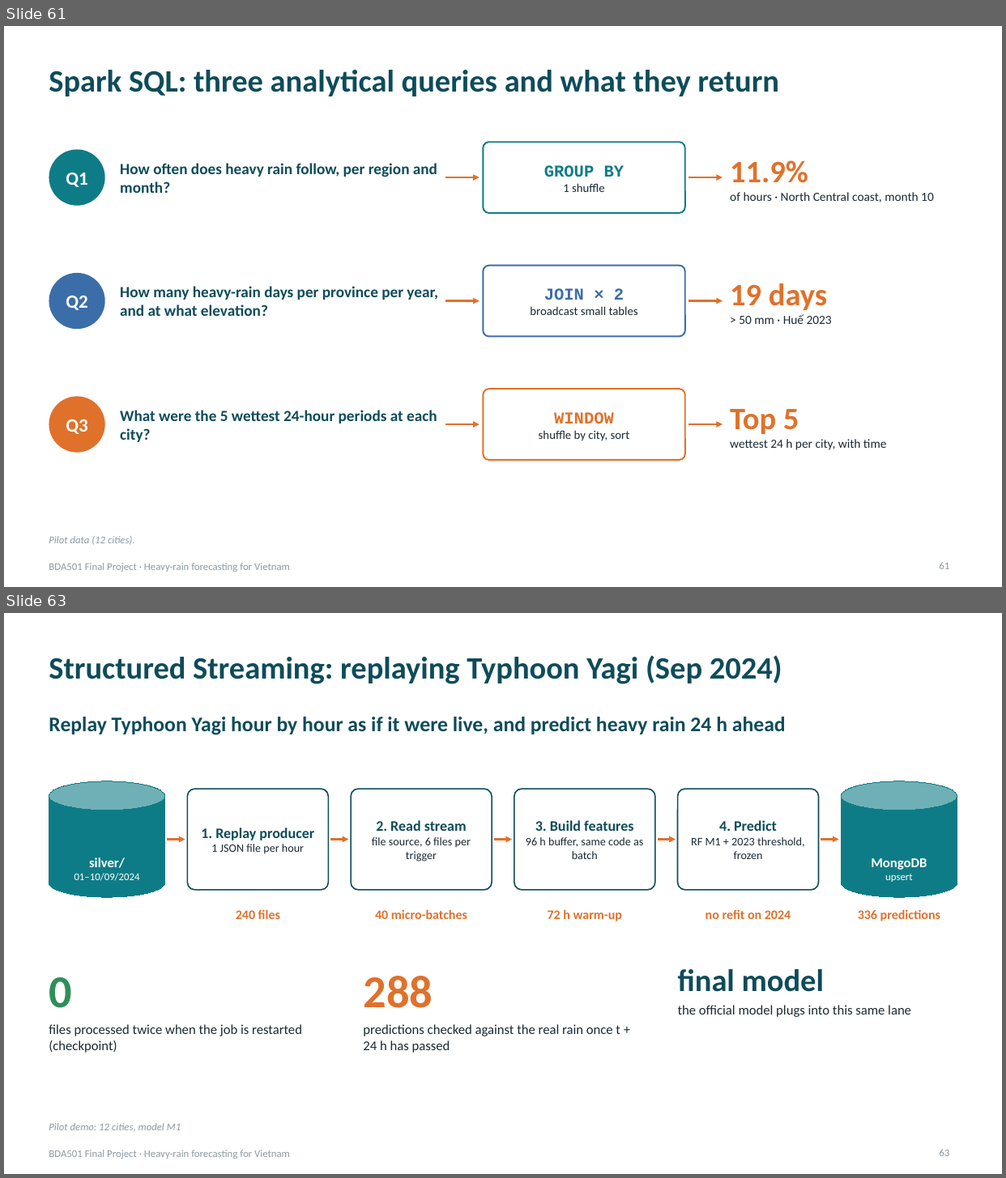
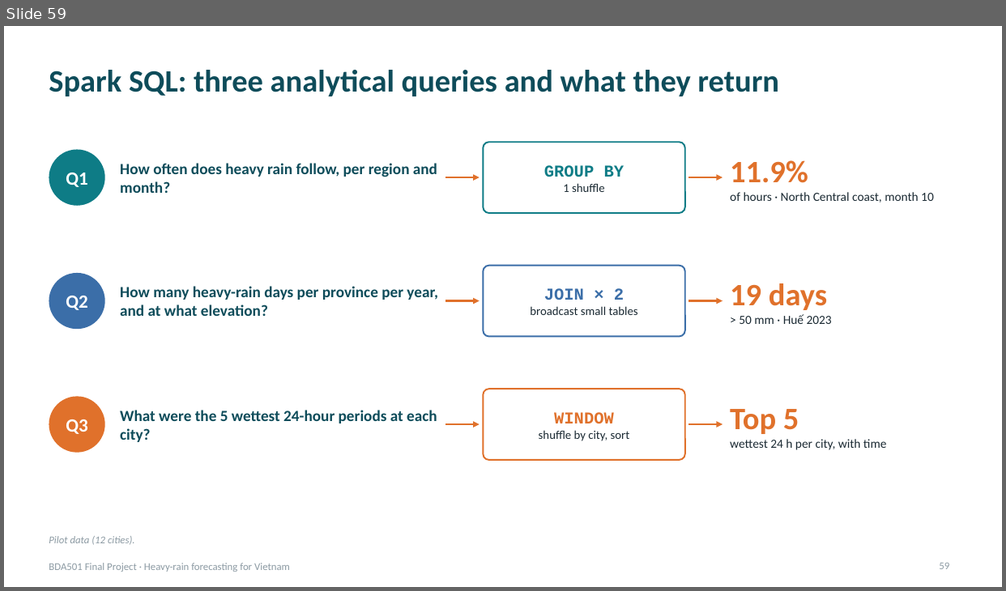
Before and after one commit to PhamLeTanThinh/BDA501_weather, a slide deck: deck/BDA501_Heavy_Rain_Forecast.pptx. Shown one above the other, each under a label of ours: slides 61 and 63 before the commit, slide 59 after it; the slides between them are not shown. The pictures are 1006x1178 and 1006x591 pixels, drawn with LibreOffice and Linux fonts; fonts in the diff are those of the drawing. Boxes give left, top, right and bottom in pixels: in the first picture for what was removed or moved away, otherwise in the second. Text is boxed around its words. In the diff, an @@ line names an element or a change of style, - is before the commit and + after.

```diff
--- a/deck/BDA501_Heavy_Rain_Forecast.pptx
+++ b/deck/BDA501_Heavy_Rain_Forecast.pptx
@@ slide 63 removed at (4, 613, 1002, 1174), background #FFFFFF; not listed: 1 template element that a slide beside it also shows @@
@@ title removed at (49, 655, 782, 684) @@
-Structured Streaming: replaying Typhoon Yagi (Sep 2024)
@@ text removed at (49, 717, 786, 735) @@
-Replay Typhoon Yagi hour by hour as if it were live, and predict heavy rain 24 h ahead
@@ cylinder removed at (49, 781, 165, 897) @@
-silver/
-01–10/09/2024
@@ cylinder removed at (841, 781, 957, 897) @@
-MongoDB
-upsert
@@ rounded rectangle removed at (187, 789, 328, 890) @@
@@ rounded rectangle removed at (351, 789, 492, 890) @@
@@ rounded rectangle removed at (514, 789, 655, 890) @@
@@ rounded rectangle removed at (678, 789, 819, 890) @@
@@ text removed at (201, 828, 314, 854) @@
-1. Replay producer
-1 JSON file per hour
@@ text removed at (372, 820, 471, 862) @@
-2. Read stream
-file source, 6 files per trigger
@@ text removed at (526, 820, 643, 859) @@
-3. Build features
-96 h buffer, same code as batch
@@ text removed at (691, 820, 805, 859) @@
-4. Predict
-RF M1 + 2023 threshold, frozen
@@ arrow removed from (167, 839) to (185, 840) @@
@@ arrow removed from (330, 839) to (348, 840) @@
@@ arrow removed from (494, 839) to (513, 840) @@
@@ arrow removed from (658, 839) to (675, 840) @@
@@ arrow removed from (820, 839) to (839, 840) @@
@@ text removed at (236, 909, 280, 919) @@
-240 files
@@ text removed at (375, 909, 467, 919) @@
-40 micro-batches
@@ text removed at (548, 909, 622, 922) @@
-72 h warm-up
@@ text removed at (705, 910, 791, 919) @@
-no refit on 2024
@@ text removed at (858, 909, 940, 922) @@
-336 predictions
@@ text removed at (363, 976, 432, 1008) @@
-288
@@ text removed at (678, 969, 824, 992) @@
-final model
@@ text removed at (49, 977, 72, 1008) @@
-0
@@ text removed at (49, 1024, 302, 1053) @@
-files processed twice when the job is restarted (checkpoint)
@@ text removed at (363, 1024, 620, 1053) @@
-predictions checked against the real rain once t + 24 h has passed
@@ text removed at (678, 1005, 911, 1017) @@
-the official model plugs into this same lane
@@ text removed at (49, 1123, 181, 1131) @@
-Pilot demo: 12 cities, model M1
@@ page number removed at (939, 1149, 949, 1157) @@
-63
@@ what was slide 61 is now slide 59 @@
@@ page number at (939, 563, 949, 570): text changed @@
-61
+59
```
Also in this commit, not shown: 32 slides changed, 14 slides added, 13 other slides removed, 28 other files.
